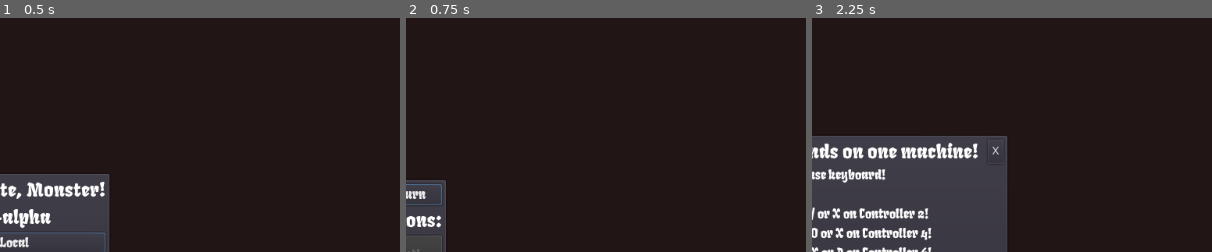
Above: before the commit, frames 1-3 (left to right).
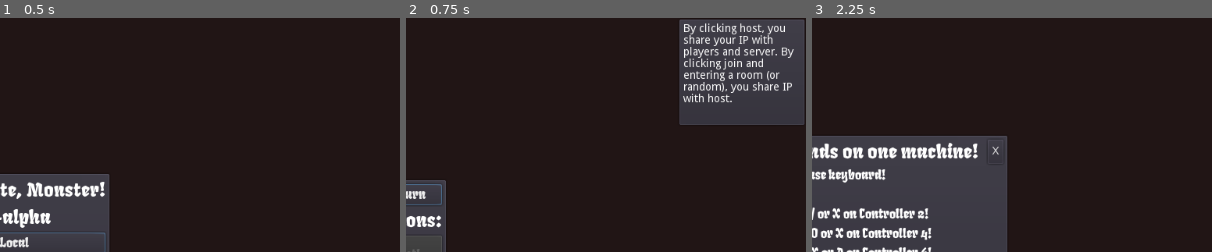
Above: after the commit, the same moments.

Repository: KaizNike/Bone--Appetite--Monster-
Game: Godot game, scene res://src/Scenes/Main Menu.tscn
The game is run twice, just before and just after one commit, with the same random seed, the same clock (stepped at 60 frames per second) and the same inputs.
Inputs:
- Up to frame 1 (0.5 s): no input
- Up to frame 2 (0.75 s): click "Play Online!" at 0.5 s
- Up to frame 3 (2.25 s): click "Return" at 1.25 s; click "Play Local" at 2 s
The pictures show only the part of the screen within x 50-100%, y 0-50%; the shares and areas given below are measured in that part.

Frame 1 is identical in both runs. In frame 2, 14% of the frame differs, in the area x 68-100%, y 0-46%; in frame 3, nothing differs.

Commit message:
Online play warning

Diff:
--- a/Project/src/Scenes/OnlineIntermiediary.tscn
+++ b/Project/src/Scenes/OnlineIntermiediary.tscn
@@ -81,6 +81,31 @@
 [node name="Timer" type="Timer" parent="."]
 wait_time = 4.0
 
+[node name="Control2" type="Control" parent="."]
+anchor_right = 1.0
+anchor_bottom = 1.0
+mouse_filter = 2
+__meta__ = {
+"_edit_use_anchors_": false
+}
+
+[node name="PanelContainer" type="PanelContainer" parent="Control2"]
+anchor_left = 1.0
+anchor_right = 1.0
+margin_left = -164.0
+margin_bottom = 139.0
+__meta__ = {
+"_edit_use_anchors_": false
+}
+
+[node name="RichTextLabel" type="RichTextLabel" parent="Control2/PanelContainer"]
+margin_left = 7.0
+margin_top = 7.0
+margin_right = 157.0
+margin_bottom = 132.0
+rect_min_size = Vector2( 150, 125 )
+text = "By clicking host, you share your IP with players and server. By clicking join and entering a room (or random), you share IP with host."
+
 [connection signal="pressed" from="Control/PanelContainer/VBoxContainer/ReturnButton" to="." method="_on_ReturnButton_pressed"]
 [connection signal="pressed" from="Control/PanelContainer/VBoxContainer/HostButton" to="." method="_on_HostButton_pressed"]
 [connection signal="text_entered" from="Control/PanelContainer/VBoxContainer/LineEdit" to="." method="_on_LineEdit_text_entered"]
